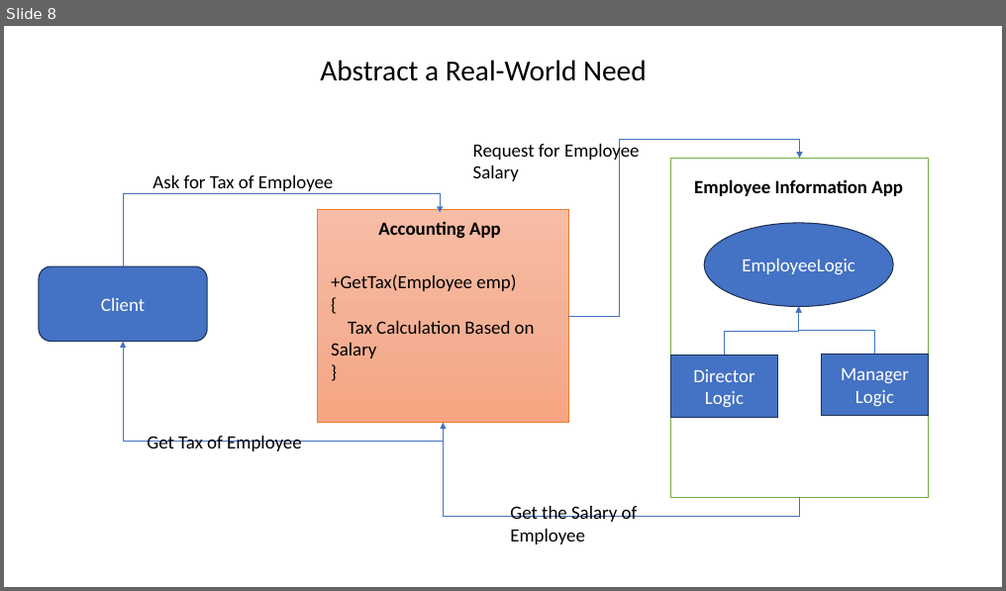
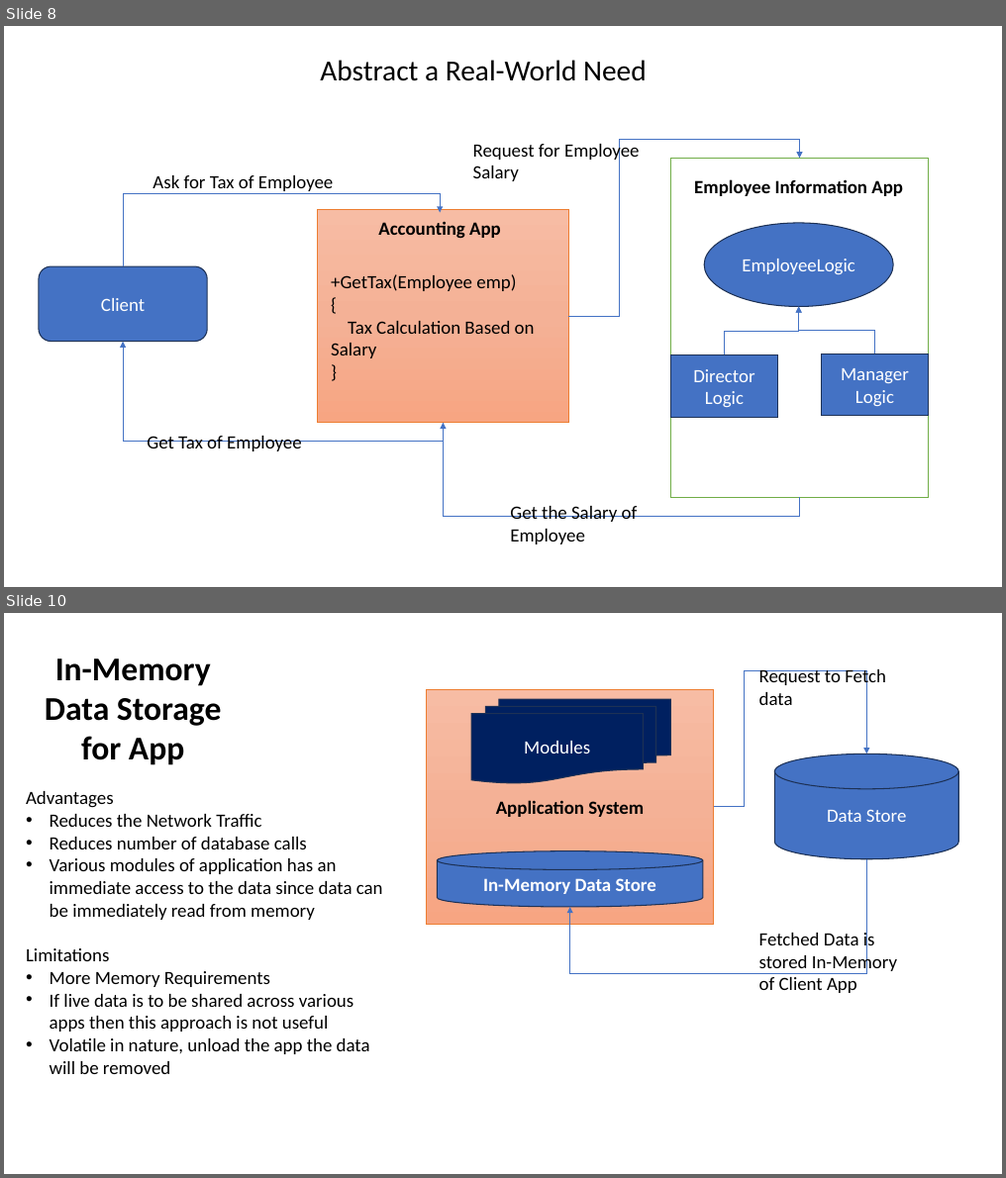
Before and after one commit to maheshsabnis/capita_sept_2023_Oct, a slide deck: Images.pptx. Shown one above the other, each under a label of ours: slide 8 before the commit, slides 8 and 10 after it; the slides between them are not shown. The pictures are 1006x591 and 1006x1178 pixels, drawn with LibreOffice and Linux fonts; fonts in the diff are those of the drawing. Boxes give left, top, right and bottom in pixels: in the first picture for what was removed or moved away, otherwise in the second. Text is boxed around its words. In the diff, an @@ line names an element or a change of style, - is before the commit and + after.

```diff
--- a/Images.pptx
+++ b/Images.pptx
@@ slide 10 added at <box>4,613,1002,1174</box>, background #FFFFFF @@
@@ text added at <box>45,659,222,765</box>, 32 pt, text #000000, bold @@
+In-Memory Data Storage for App
@@ elbow arrow added from (714, 807) to (867, 754), #4472C4 0.5 pt @@
@@ text added at <box>759,669,886,705</box>, 18 pt, text #000000 @@
+Request to Fetch data
@@ rectangle added at <box>426,689,714,924</box>, fill gradient #F7BDA5 to #F5B196 to #F8A582, outline #ED7D31 0.5 pt, 18 pt, text #000000, bold @@
+Application System
@@ flow chart multidocument added at <box>471,699,670,783</box>, fill #002060, outline #1E3256 1 pt, 18 pt, text #FFFFFF @@
+Modules
@@ cylinder added at <box>775,754,959,860</box>, fill #4472C4, outline #1E3256 1 pt, 18 pt, text #FFFFFF @@
+Data Store
@@ text added at <box>26,791,383,1074</box>, 18 pt, text #000000 @@
+Advantages
+• Reduces the Network Traffic
+• Reduces number of database calls
+• Various modules of application has an immediate access to the data since data can be immediately read from memory
+Limitations
+• More Memory Requirements
+• If live data is to be shared across various apps then this approach is not useful
+• Volatile in nature, unload the app the data will be removed
@@ cylinder added at <box>438,851,703,906</box>, fill #4472C4, outline #1E3256 1 pt, 18 pt, text #FFFFFF, bold @@
+In-Memory Data Store
@@ elbow arrow added from (867, 860) to (570, 907), #4472C4 0.5 pt @@
@@ text added at <box>759,931,897,993</box>, 18 pt, text #000000 @@
+Fetched Data is stored In-Memory of Client App
```
Also in this commit, not shown: 2 slides changed, 6 other slides added, 29 other files.
